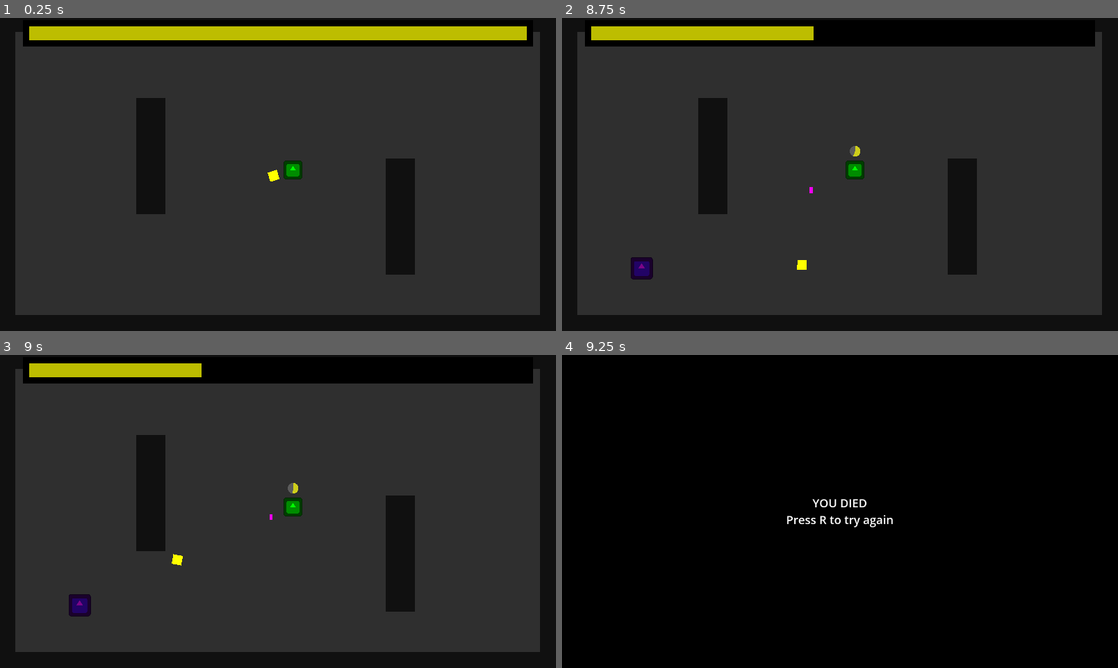
Above: before the commit, frames 1-4 (two rows, left to right).
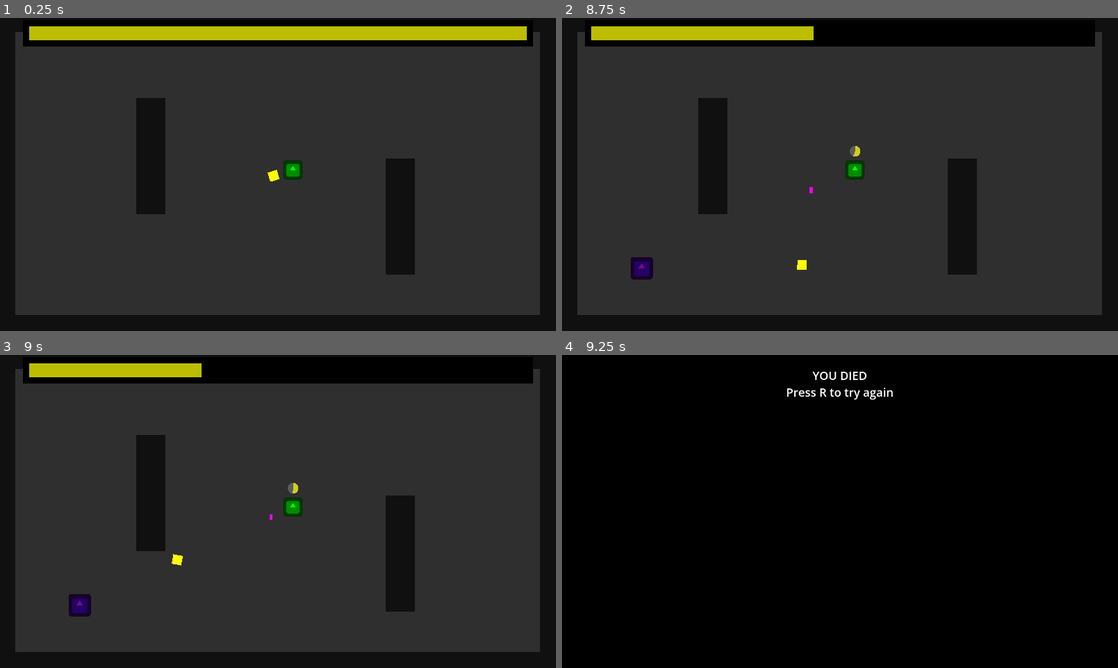
Above: after the commit, the same moments.

Repository: DeepRestGames/pirate-software-game-jam-16
Game: Godot game, scene res://Scenes/Tests/TestRangedEnemies_MainScene.tscn
Two runs of this game, one before a commit and one after it. Both use one fixed random seed, a clock stepped at 60 frames per second and the inputs below. The engine's default icon, where the game draws it, is replaced by a stand-in: a white triangle on a blue panel in a dark square.
Inputs (mouse positions are in pixels of both pictures, inside the frame that each line leads up to):
- Up to frame 1 (0.25 s): no input
- Up to frame 2 (8.75 s): tap Enter at 0.5 s; move the mouse to (812, 237) at 0.52 s; hold Right mouse button (teleport_boomerang) 0.53-1.28 s; tap R (restart) at 1.25, 2.75, 3.5, 4.25, 5.75 s; move the mouse to (1006, 221) at 1.27 s; click (1006, 221) at 1.35 s; move the mouse to (673, 127) at 2.02 s; hold Right mouse button (teleport_boomerang) 2.03-2.78 s; move the mouse to (867, 174) at 2.77 s; click (867, 174) at 2.85 s; move the mouse to (756, 96) at 3.52 s; hold Right mouse button (teleport_boomerang) 3.53-4.28 s; move the mouse to (962, 158) at 4.27 s; click (962, 158) at 4.35 s; move the mouse to (728, 190) at 5.02 s; hold Right mouse button (teleport_boomerang) 5.03-5.78 s; move the mouse to (895, 105) at 5.77 s; click (895, 105) at 5.85 s; move the mouse to (812, 237) at 6.52 s; hold Right mouse button (teleport_boomerang) 6.53-7.28 s; move the mouse to (1006, 221) at 7.27 s; click (1006, 221) at 7.35 s; move the mouse to (673, 127) at 8.02 s; hold Right mouse button (teleport_boomerang) from 8.03 s (still down)
- Up to frame 3 (9 s): move the mouse to (305, 511) at 8.77 s; release Right mouse button (teleport_boomerang) at 8.78 s; click (305, 511) at 8.85 s
- Up to frame 4 (9.25 s): no input

Frames 1-3 are identical in both runs. In frame 4, 0.8% of the frame differs, in the area x 40-60%, y 5-56%.

Commit message:
Small fixes to UI Death Screen

Diff:
--- a/Scenes/UI.tscn
+++ b/Scenes/UI.tscn
@@ -88,7 +88,7 @@
 script = ExtResource("2_67205")
 metadata/_edit_use_anchors_ = true
 
-[node name="ColorRect" type="ColorRect" parent="PlayerDeath"]
+[node name="DeathScreen" type="ColorRect" parent="PlayerDeath"]
 visible = false
 custom_minimum_size = Vector2(0, 120)
 layout_mode = 1
@@ -99,13 +99,13 @@
 grow_vertical = 2
 color = Color(0, 0, 0, 1)
 
-[node name="Label" type="Label" parent="PlayerDeath/ColorRect"]
+[node name="Label" type="Label" parent="PlayerDeath/DeathScreen"]
+custom_minimum_size = Vector2(0, 200)
 layout_mode = 1
-anchors_preset = 15
+anchors_preset = 10
 anchor_right = 1.0
-anchor_bottom = 1.0
+offset_bottom = 113.0
 grow_horizontal = 2
-grow_vertical = 2
 theme_override_font_sizes/font_size = 40
 text = "YOU DIED
 Press R to try again"
--- a/Scripts/UI/UI_PlayerDeath.gd
+++ b/Scripts/UI/UI_PlayerDeath.gd
@@ -1,7 +1,7 @@
 extends Control
 
 
-@onready var player_death_sceen = $ColorRect
+@onready var player_death_sceen = $DeathScreen
 
 
 func _ready() -> void:
